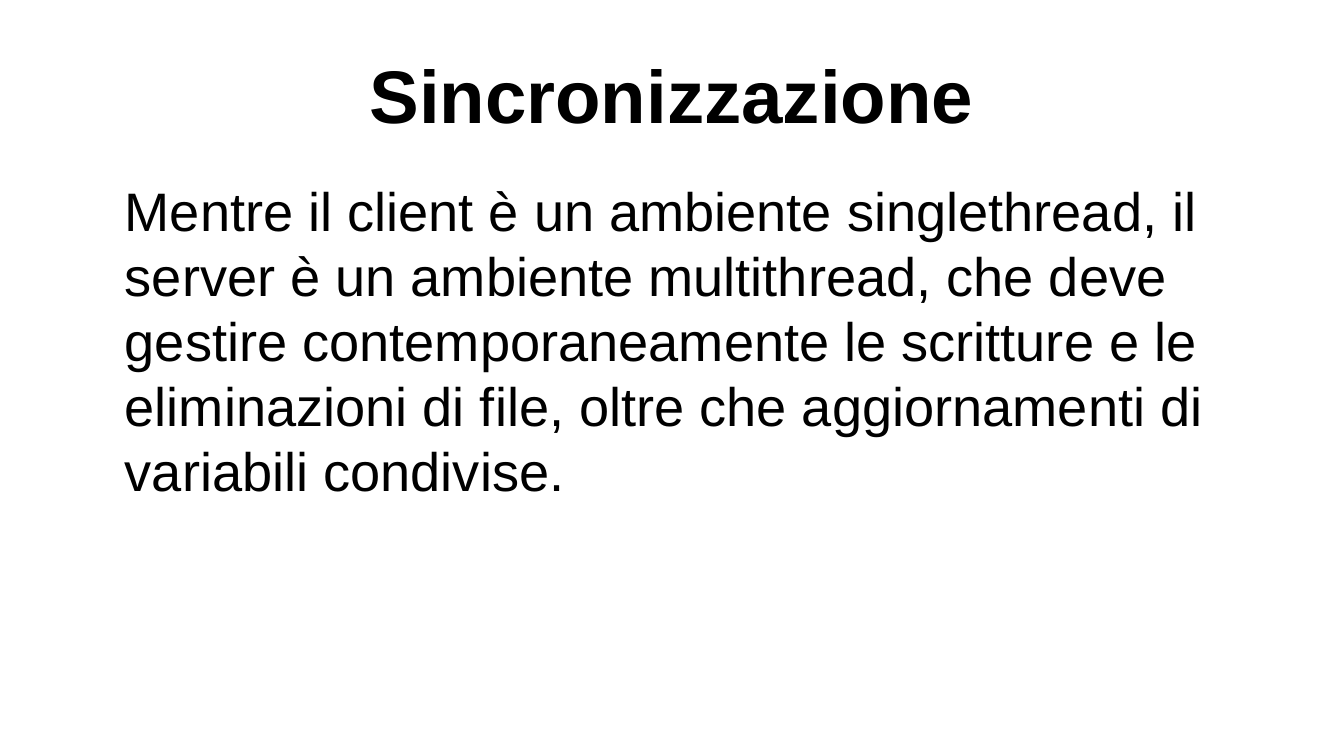
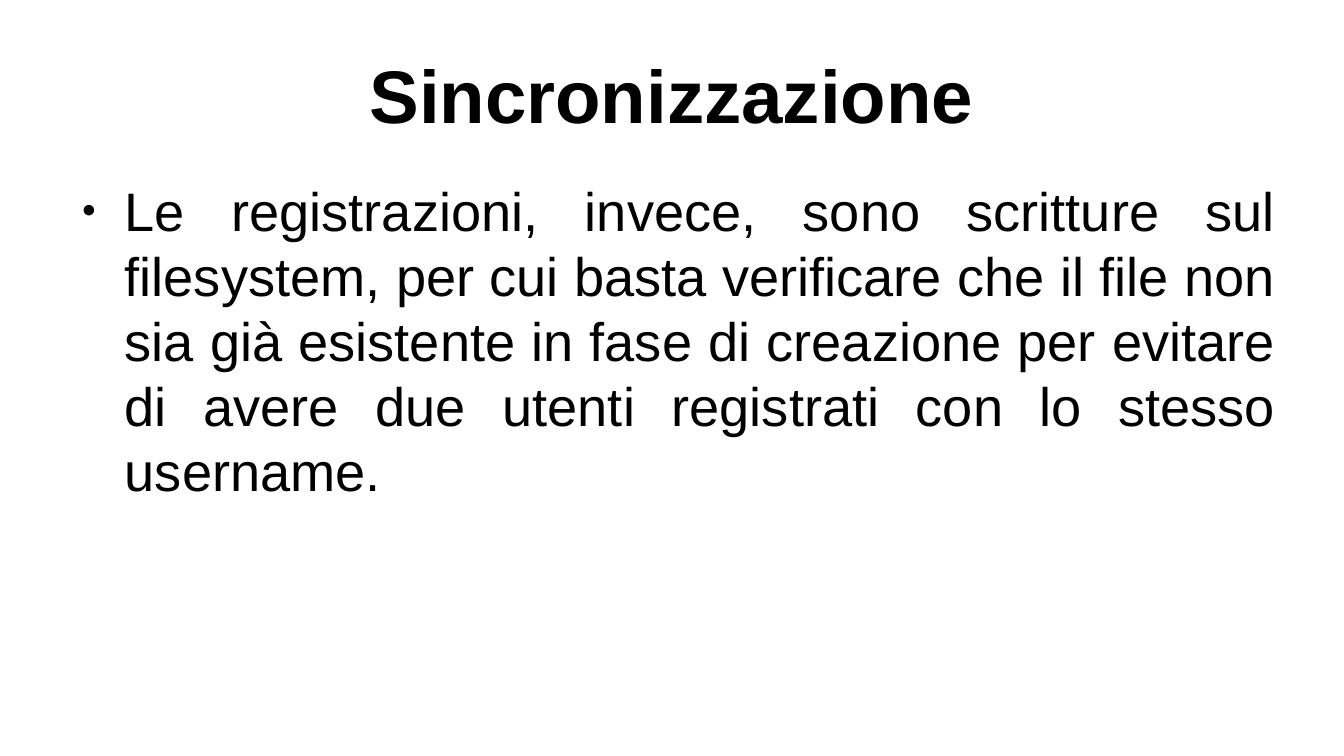
Before and after one commit to lucaMastro/progetto_SO, a slide deck: slide 21 of presentazione_progetto_SO.odp. Drawn at 1344x756 pixels with LibreOffice and Linux fonts; fonts in the diff are those of the drawing. Boxes give left, top, right and bottom in pixels: in the first picture for what was removed or moved away, otherwise in the second. Text is boxed around its words. In the diff, an @@ line names an element or a change of style, - is before the commit and + after.

```diff
--- a/presentazione_progetto_SO.odp
+++ b/presentazione_progetto_SO.odp
@@ text at <box>125,191,1275,492</box>: text changed @@
-Mentre il client è un ambiente singlethread, il server è un ambiente multithread, che deve gestire contemporaneamente le scritture e le eliminazioni di file, oltre che aggiornamenti di variabili condivise.
+● Le registrazioni, invece, sono scritture sul filesystem, per cui basta verificare che il file non sia già esistente in fase di creazione per evitare di avere due utenti registrati con lo stesso username.
```
Also in this commit, not shown: 1 other slide changed, 2 other files.
